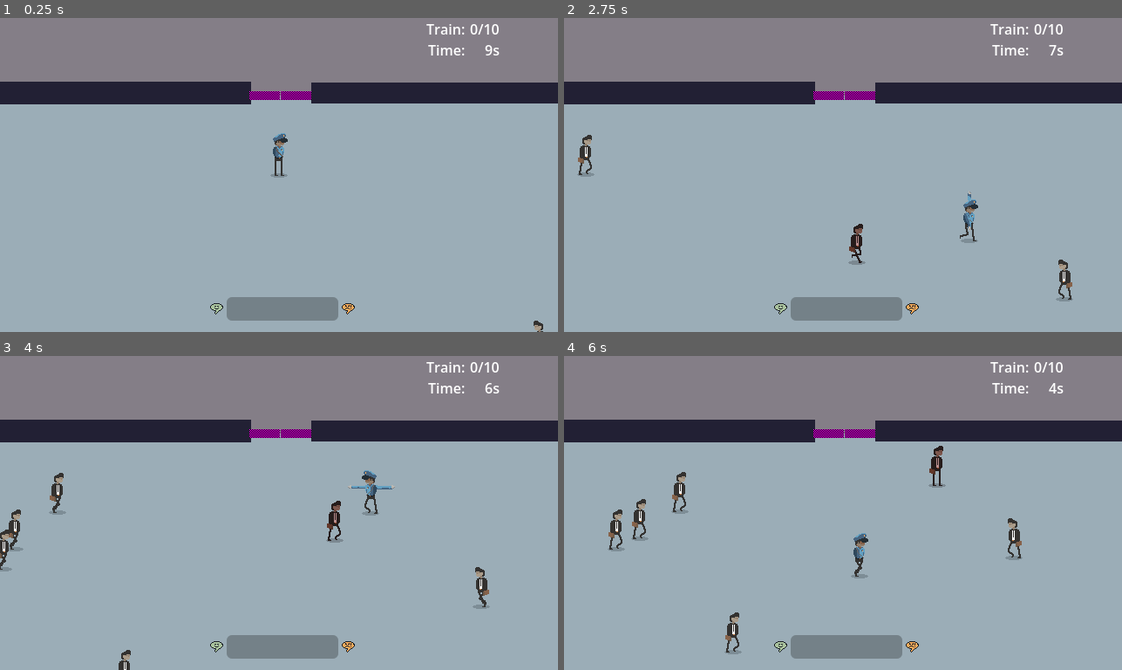
Above: before the commit, frames 1-4 (two rows, left to right).
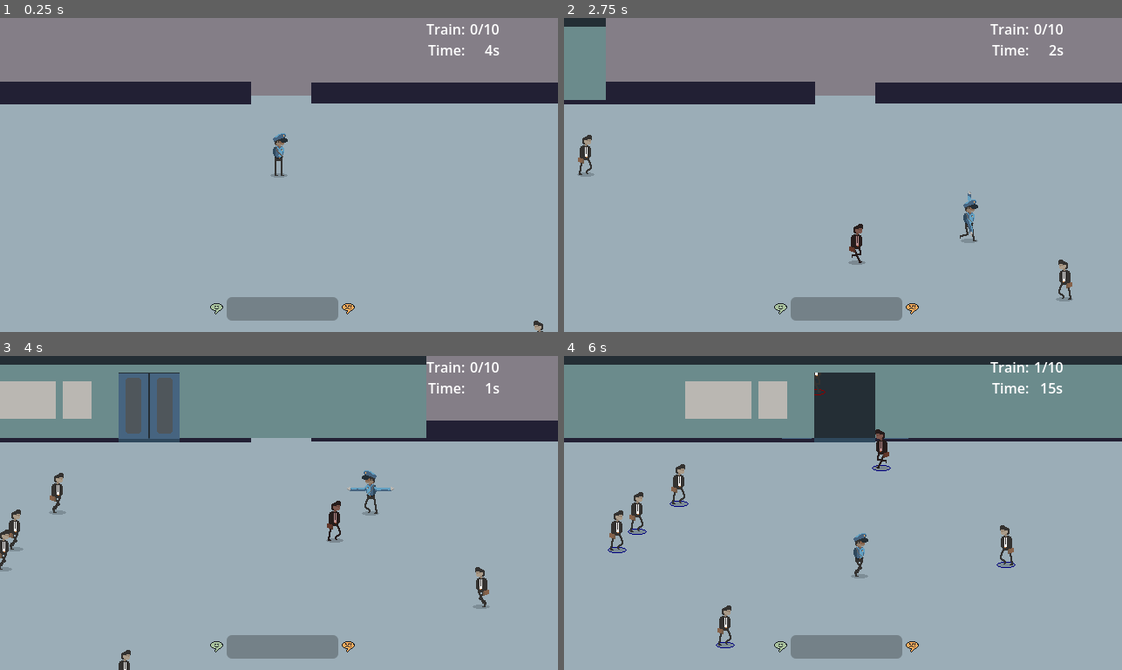
Above: after the commit, the same moments.

Repository: pherbers/GMTKTrainNoWait
Game: Godot game, scene res://scenes/main_scene.tscn
The game is run twice, just before and just after one commit, with the same random seed, the same clock (stepped at 60 frames per second) and the same inputs.
Inputs (mouse positions are in pixels of both pictures, inside the frame that each line leads up to):
- Up to frame 1 (0.25 s): no input
- Up to frame 2 (2.75 s): tap Enter at 0.5 s; move the mouse to (965, 159) at 0.52 s; hold D (right) 0.53-1.28 s; hold Down (ArmD) 0.53-1.28 s; move the mouse to (731, 190) at 1.27 s; hold S (down) 1.28-2.03 s; click (731, 190) at 1.35 s; move the mouse to (898, 105) at 2.02 s; hold D (right) from 2.03 s (still down); hold Left (ArmL) from 2.03 s (still down)
- Up to frame 3 (4 s): move the mouse to (251, 575) at 2.77 s; release D (right) at 2.78 s; release Left (ArmL) at 2.78 s; hold W (up) 2.78-3.53 s; tap Right (ArmR) at 2.85 s; move the mouse to (446, 560) at 3.52 s; hold A (left) from 3.53 s (still down); hold Up (ArmU) from 3.53 s (still down)
- Up to frame 4 (6 s): move the mouse to (675, 465) at 4.27 s; release Up (ArmU) at 4.28 s; tap 0 at 4.35 s; move the mouse to (870, 513) at 5.02 s; release A (left) at 5.03 s; hold S (down) 5.03-5.78 s; hold Down (ArmD) 5.03-5.78 s; move the mouse to (759, 434) at 5.77 s; hold D (right) from 5.78 s (still down); click (759, 434) at 5.85 s

The runs differ from the first frame. In frame 1, 0.3% of the frame differs, in the area x 44-89%, y 8-27%; in frame 2, 2.3%; in frame 3, 20%; in frame 4, 28%, in the area x 0-100%, y 0-95%.

Commit message:
Train Anim

Diff:
--- a/scenes/main_scene.tscn
+++ b/scenes/main_scene.tscn
@@ -2,11 +2,14 @@
 
 [ext_resource type="Script" uid="uid://bmkphy85h7vmr" path="res://scripts/game.gd" id="1_gubc5"]
 [ext_resource type="PackedScene" uid="uid://cvyhti0piw34f" path="res://scenes/player.tscn" id="2_gubc5"]
+[ext_resource type="Texture2D" uid="uid://b2hkvyaba0md1" path="res://sprites/train.png" id="4_6wevv"]
 [ext_resource type="Texture2D" uid="uid://m5m8rn7qonpj" path="res://sprites/background.png" id="4_18nlu"]
 [ext_resource type="Script" uid="uid://djmbgg51xnsqf" path="res://scripts/countdown.gd" id="5_c1pb6"]
+[ext_resource type="Texture2D" uid="uid://bn3sim54cygaj" path="res://sprites/train_floor.png" id="5_e1cbu"]
 [ext_resource type="Texture2D" uid="uid://dyk1rjbxickbq" path="res://sprites/pissed.png" id="5_rt2n2"]
 [ext_resource type="Texture2D" uid="uid://bckpkjbfh30l" path="res://sprites/happy.png" id="6_c16ls"]
 [ext_resource type="Script" uid="uid://cu1bx8rksc6yn" path="res://scripts/cheat_manager.gd" id="6_rt2n2"]
+[ext_resource type="Texture2D" uid="uid://bc4nmh2touwum" path="res://sprites/doors.png" id="9_mngbo"]
 
 [sub_resource type="NavigationPolygon" id="NavigationPolygon_8mm7a"]
 vertices = PackedVector2Array(479.77344, 315.03125, -490.96094, 316.96094, -469.96094, -18.976563, -300.4375, -18.79687 …(199 unchanged characters)…
@@ -17,8 +20,163 @@
 [sub_resource type="RectangleShape2D" id="RectangleShape2D_hq1ik"]
 size = Vector2(288, 27)
 
-[sub_resource type="PlaceholderTexture2D" id="PlaceholderTexture2D_cfrsm"]
-size = Vector2(35, 10)
+[sub_resource type="Animation" id="Animation_6wevv"]
+length = 0.001
+tracks/0/type = "value"
+tracks/0/imported = false
+tracks/0/enabled = true
+tracks/0/path = NodePath("Viz:position:x")
+tracks/0/interp = 1
+tracks/0/loop_wrap = true
+tracks/0/keys = {
+"times": PackedFloat32Array(0),
+"transitions": PackedFloat32Array(1),
+"update": 1,
+"values": [0.0]
+}
+tracks/1/type = "value"
+tracks/1/imported = false
+tracks/1/enabled = true
+tracks/1/path = NodePath("Viz/FakeDoors:visible")
+tracks/1/interp = 1
+tracks/1/loop_wrap = true
+tracks/1/keys = {
+"times": PackedFloat32Array(0),
+"transitions": PackedFloat32Array(1),
+"update": 1,
+"values": [true]
+}
+tracks/2/type = "value"
+tracks/2/imported = false
+tracks/2/enabled = true
+tracks/2/path = NodePath("Doors:visible")
+tracks/2/interp = 1
+tracks/2/loop_wrap = true
+tracks/2/keys = {
+"times": PackedFloat32Array(0),
+"transitions": PackedFloat32Array(1),
+"update": 1,
+"values": [true]
+}
+tracks/3/type = "value"
+tracks/3/imported = false
+tracks/3/enabled = true
+tracks/3/path = NodePath("Viz:position:y")
+tracks/3/interp = 1
+tracks/3/loop_wrap = true
+tracks/3/keys = {
+"times": PackedFloat32Array(0),
+"transitions": PackedFloat32Array(1),
+"update": 1,
+"values": [0.0]
+}
+
+[sub_resource type="Animation" id="Animation_e1cbu"]
+resource_name = "train_arrive"
+length = 4.0
+tracks/0/type = "value"
+tracks/0/imported = false
+tracks/0/enabled = true
+tracks/0/path = NodePath("Viz:position:x")
+tracks/0/interp = 2
+tracks/0/loop_wrap = true
+tracks/0/keys = {
+"times": PackedFloat32Array(0, 4),
+"transitions": PackedFloat32Array(0.3274297, 1),
+"update": 0,
+"values": [-1024.0, 0.0]
+}
+tracks/1/type = "value"
+tracks/1/imported = false
+tracks/1/enabled = true
+tracks/1/path = NodePath("Viz/FakeDoors:visible")
+tracks/1/interp = 1
+tracks/1/loop_wrap = true
+tracks/1/keys = {
+"times": PackedFloat32Array(0, 4),
+"transitions": PackedFloat32Array(1, 1),
+"update": 1,
+"values": [true, false]
+}
+tracks/2/type = "value"
+tracks/2/imported = false
+tracks/2/enabled = true
+tracks/2/path = NodePath("Doors:visible")
+tracks/2/interp = 1
+tracks/2/loop_wrap = true
+tracks/2/keys = {
+"times": PackedFloat32Array(0, 4),
+"transitions": PackedFloat32Array(1, 1),
+"update": 1,
+"values": [false, true]
+}
+
+[sub_resource type="Animation" id="Animation_mngbo"]
+resource_name = "train_depart"
+length = 10.0
+tracks/0/type = "value"
+tracks/0/imported = false
+tracks/0/enabled = true
+tracks/0/path = NodePath("Viz:position:x")
+tracks/0/interp = 2
+tracks/0/loop_wrap = true
+tracks/0/keys = {
+"times": PackedFloat32Array(0, 4, 4.3, 5, 5.766667, 6, 10),
+"transitions": PackedFloat32Array(2.3039372, 0.94076705, 0.94076705, 1, 0.9715771, 0.9715771, 1),
+"update": 0,
+"values": [0.0, 1024.0, 1024.0, -1024.0, -1024.0, -1024.0, 0.0]
+}
+tracks/1/type = "value"
+tracks/1/imported = false
+tracks/1/enabled = true
+tracks/1/path = NodePath("Doors:visible")
+tracks/1/interp = 1
+tracks/1/loop_wrap = true
+tracks/1/keys = {
+"times": PackedFloat32Array(0, 5, 10),
+"transitions": PackedFloat32Array(1, 1, 1),
+"update": 1,
+"values": [false, false, true]
+}
+tracks/2/type = "value"
+tracks/2/imported = false
+tracks/2/enabled = true
+tracks/2/path = NodePath("Viz/FakeDoors:visible")
+tracks/2/interp = 1
+tracks/2/loop_wrap = true
+tracks/2/keys = {
+"times": PackedFloat32Array(0, 5, 10),
+"transitions": PackedFloat32Array(1, 1, 1),
+"update": 1,
+"values": [true, true, false]
+}
+tracks/3/type = "value"
+tracks/3/imported = false
+tracks/3/enabled = true
+tracks/3/path = NodePath("Viz:position:y")
+tracks/3/interp = 1
+tracks/3/loop_wrap = true
+tracks/3/keys = {
+"times": PackedFloat32Array(4, 4.3, 5.766667, 6),
+"transitions": PackedFloat32Array(1, 1, 1, 1),
+"update": 1,
+"values": [0.0, -200.0, -200.0, 0.0]
+}
+
+[sub_resource type="AnimationLibrary" id="AnimationLibrary_4w45t"]
+_data = {
+&"RESET": SubResource("Animation_6wevv"),
+&"train_arrive": SubResource("Animation_e1cbu"),
+&"train_depart": SubResource("Animation_mngbo")
+}
+
+[sub_resource type="AtlasTexture" id="AtlasTexture_4w45t"]
+atlas = ExtResource("9_mngbo")
+region = Rect2(286, 18, 36, 76)
+
+[sub_resource type="AtlasTexture" id="AtlasTexture_tbtny"]
+atlas = ExtResource("9_mngbo")
+region = Rect2(322, 18, 36, 76)
 
 [sub_resource type="Animation" id="Animation_hq1ik"]
 length = 0.001
@@ -159,6 +317,82 @@
 z_index = -3
 texture = ExtResource("4_18nlu")
 
+[node name="Train" type="Node2D" parent="." unique_id=235101300]
+y_sort_enabled = true
+
+[node name="AnimationPlayer" type="AnimationPlayer" parent="Train" unique_id=811728317]
+libraries/ = SubResource("AnimationLibrary_4w45t")
+
+[node name="Viz" type="Node2D" parent="Train" unique_id=70917220]
+y_sort_enabled = true
+
+[node name="Train2" type="Sprite2D" parent="Train/Viz" unique_id=965816440]
+y_sort_enabled = true
+position = Vector2(0, -90)
+texture = ExtResource("4_6wevv")
+offset = Vector2(0, -26)
+
+[node name="Train3" type="Sprite2D" parent="Train/Viz" unique_id=1394958754]
+z_index = -2
+y_sort_enabled = true
+position = Vector2(0, -180)
+texture = ExtResource("5_e1cbu")
+offset = Vector2(0, 64)
+
+[node name="FakeDoors" type="Node2D" parent="Train/Viz" unique_id=106767148]
+position = Vector2(3, -92)
+
+[node name="Sprite2D" type="Sprite2D" parent="Train/Viz/FakeDoors" unique_id=1690142422]
+y_sort_enabled = true
+texture_repeat = 2
+position = Vector2(17, 1)
+texture = SubResource("AtlasTexture_4w45t")
+offset = Vector2(0, -32)
+
+[node name="Sprite2D2" type="Sprite2D" parent="Train/Viz/FakeDoors" unique_id=90160502]
+texture_repeat = 2
+position = Vector2(-19, 1)
+texture = SubResource("AtlasTexture_tbtny")
+offset = Vector2(0, -32)
+
+[node name="Passengers" type="Node2D" parent="Train/Viz" unique_id=839168149]
+
+[node name="Doors" type="Node2D" parent="Train" unique_id=966025481]
+y_sort_enabled = true
+position = Vector2(0, -91)
+
+[node name="DoorL" type="AnimatableBody2D" parent="Train/Doors" unique_id=394609330]
+y_sort_enabled = true
+position = Vector2(-32, 0)
+
+[node name="CollisionShape2D" type="CollisionPolygon2D" parent="Train/Doors/DoorL" unique_id=625621395]
+polygon = PackedVector2Array(0, -5, 34, -5, 40, 0, 34, 5, 0, 5)
+
+[node name="Sprite2D" type="Sprite2D" parent="Train/Doors/DoorL" unique_id=916411308]
+y_sort_enabled = true
+texture_repeat = 2
+position = Vector2(16, 0)
+texture = SubResource("AtlasTexture_4w45t")
+offset = Vector2(0, -32)
+
+[node name="DoorR" type="AnimatableBody2D" parent="Train/Doors" unique_id=732528677]
+y_sort_enabled = true
+position = Vector2(37, 0)
+
+[node name="CollisionShape2D" type="CollisionPolygon2D" parent="Train/Doors/DoorR" unique_id=1874809619]
+position = Vector2(0.30000305, 0)
+scale = Vector2(-1, -1)
+polygon = PackedVector2Array(0, -5, 35, -5, 41, 0, 35, 5, 0, 5)
+
+[node name="Sprite2D" type="Sprite2D" parent="Train/Doors/DoorR" unique_id=1128133402]
+texture_repeat = 2
+position = Vector2(-17, 0)
+texture = SubResource("AtlasTexture_tbtny")
+offset = Vector2(0, -32)
+
+[node name="DoorAnim" type="AnimationPlayer" parent="Train/Doors" unique_id=233755270]
+libraries/ = SubResource("AnimationLibrary_7ycvg")
+
 [node name="Spawns" type="Node2D" parent="." unique_id=540522153]
 position = Vector2(0, -140)
 
@@ -439,7 +673,7 @@
 one_shot = true
 
 [node name="TimerNextLevel" type="Timer" parent="UI/Countdown" unique_id=1810757391]
-wait_time = 10.0
+wait_time = 5.0
 one_shot = true
 autostart = true
 
@@ -486,39 +720,6 @@
 max_value = 10.0
 show_percentage = false
 
-[node name="Doors" type="Node2D" parent="." unique_id=966025481]
-y_sort_enabled = true
-position = Vector2(0, -91)
-
-[node name="DoorL" type="AnimatableBody2D" parent="Doors" unique_id=394609330]
-y_sort_enabled = true
-position = Vector2(-32, 0)
-
-[node name="CollisionShape2D" type="CollisionPolygon2D" parent="Doors/DoorL" unique_id=625621395]
-polygon = PackedVector2Array(0, -5, 34, -5, 40, 0, 34, 5, 0, 5)
-
-[node name="Sprite2D" type="Sprite2D" parent="Doors/DoorL" unique_id=916411308]
-texture_repeat = 2
-position = Vector2(16, 0)
-texture = SubResource("PlaceholderTexture2D_cfrsm")
-
-[node name="DoorR" type="AnimatableBody2D" parent="Doors" unique_id=732528677]
-y_sort_enabled = true
-position = Vector2(37, 0)
-
-[node name="CollisionShape2D" type="CollisionPolygon2D" parent="Doors/DoorR" unique_id=1874809619]
-position = Vector2(0.30000305, 0)
-scale = Vector2(-1, -1)
-polygon = PackedVector2Array(0, -5, 35, -5, 41, 0, 35, 5, 0, 5)
-
-[node name="Sprite2D" type="Sprite2D" parent="Doors/DoorR" unique_id=1128133402]
-texture_repeat = 2
-position = Vector2(-17.699997, 0)
-texture = SubResource("PlaceholderTexture2D_cfrsm")
-
-[node name="DoorAnim" type="AnimationPlayer" parent="Doors" unique_id=233755270]
-libraries/ = SubResource("AnimationLibrary_7ycvg")
-
 [node name="TrainArea" type="Area2D" parent="." unique_id=1827569934]
 collision_layer = 7
 collision_mask = 7
@@ -558,10 +759,8 @@
 script = ExtResource("6_rt2n2")
 cheat_trigger = "käfir"
 
-[node name="Node2D" type="Node2D" parent="." unique_id=1726182396]
-position = Vector2(150, -91)
-
+[connection signal="animation_finished" from="Train/Doors/DoorAnim" to="Train/Doors/DoorAnim" method="stop" unbinds=1 binds= [true]]
 [connection signal="timeout" from="UI/Countdown/TimerDepart" to="." method="train_depart"]
+[connection signal="timeout" from="UI/Countdown/TimerDepart" to="Train/AnimationPlayer" method="play" binds= ["train_depart"]]
 [connection signal="timeout" from="UI/Countdown/TimerDoor" to="." method="close_doors"]
 [connection signal="timeout" from="UI/Countdown/TimerNextLevel" to="." method="train_arrive"]
-[connection signal="animation_finished" from="Doors/DoorAnim" to="Doors/DoorAnim" method="stop" unbinds=1 binds= [true]]
--- a/scenes/passagier.tscn
+++ b/scenes/passagier.tscn
@@ -23,10 +23,10 @@
 
 [node name="Sprite2D" type="AnimatedSprite2D" parent="." unique_id=2079182370]
 y_sort_enabled = true
-position = Vector2(0, -27)
 sprite_frames = ExtResource("3_5n8ah")
 animation = &"idle"
 autoplay = "idle"
+offset = Vector2(0, -27)
 
 [node name="CollisionShape2D" type="CollisionShape2D" parent="." unique_id=745952115]
 shape = SubResource("CircleShape2D_4lrl6")
--- a/scenes/player.tscn
+++ b/scenes/player.tscn
@@ -45,19 +45,19 @@
 
 [node name="Sprite2D" type="Sprite2D" parent="ArmU" unique_id=830956547]
 texture_repeat = 2
-position = Vector2(36, 0)
 rotation = 1.5707964
 texture = SubResource("AtlasTexture_fjrip")
+offset = Vector2(0, -36)
 
 [node name="Viz" type="Node2D" parent="." unique_id=2124417407]
 y_sort_enabled = true
 
 [node name="Sprite2D" type="AnimatedSprite2D" parent="Viz" unique_id=941532485]
 y_sort_enabled = true
-position = Vector2(0, -27)
 sprite_frames = ExtResource("3_dqkch")
 animation = &"idle"
 autoplay = "idle"
+offset = Vector2(0, -27)
 
 [node name="ArmR" type="CollisionShape2D" parent="." unique_id=826816581]
 y_sort_enabled = true
@@ -67,8 +67,8 @@
 
 [node name="Sprite2D" type="Sprite2D" parent="ArmR" unique_id=2106548105]
 texture_repeat = 2
-position = Vector2(1, -29.49)
 texture = SubResource("AtlasTexture_21wjq")
+offset = Vector2(0, -27)
 
 [node name="ArmL" type="CollisionShape2D" parent="." unique_id=1864666749]
 y_sort_enabled = true
@@ -78,8 +78,8 @@
 
 [node name="Sprite2D" type="Sprite2D" parent="ArmL" unique_id=631591140]
 texture_repeat = 2
-position = Vector2(1, -30)
 texture = SubResource("AtlasTexture_qlg0r")
+offset = Vector2(0, -27)
 
 [node name="ArmD" type="CollisionShape2D" parent="." unique_id=768765992]
 y_sort_enabled = true
@@ -90,9 +90,9 @@
 
 [node name="Sprite2D" type="Sprite2D" parent="ArmD" unique_id=457376326]
 texture_repeat = 2
-position = Vector2(33, -1.9999981)
 rotation = 1.5707964
 texture = SubResource("AtlasTexture_tuyoq")
+offset = Vector2(0, -27)
 
 [node name="CollisionShape2D" type="CollisionShape2D" parent="." unique_id=348581487]
 shape = SubResource("CircleShape2D_hq1ik")
--- a/scripts/game.gd
+++ b/scripts/game.gd
@@ -38,6 +38,7 @@
 
 func _ready():
     $UI/Rounds/RoundsLabel.text = str(round_) + "/" + str(max_rounds)
+    $Train/AnimationPlayer.play_section("train_depart", 5, 10)
     spawn_platform()
 
 func _process(delta):
@@ -112,13 +113,13 @@
 
 func close_doors():
     # close doors
-    $Doors/DoorAnim.play("doors_close")
+    $Train/Doors/DoorAnim.play("doors_close")
 
 func train_depart():
     for p in passagiere:
         p.set_wait()
     game_state = GameState.DEPART
-    $UI/Countdown/TimerNextLevel.start()
+    $UI/Countdown/TimerNextLevel.start(10)
     print(str(pissed_people) + " people are pissed")
     if pissed_people > 0:
         pissometer = clamp(pissometer + min(pissed_people, 6), 0, max_piss)
@@ -155,7 +156,7 @@
         else:
             p.look_alive()
     spawn_train()
-    $Doors/DoorAnim.play("doors_open")
+    $Train/Doors/DoorAnim.play("doors_open")
     $UI/Countdown/TimerDepart.start()
     $UI/Countdown/TimerDoor.start()
 
Binary file added: sprites/doors.png
Not shown, added: sprites/doors.png.import
Binary file added: sprites/train.png
Not shown, added: sprites/train.png.import
Binary file added: sprites/train_floor.png
Not shown, added: sprites/train_floor.png.import
